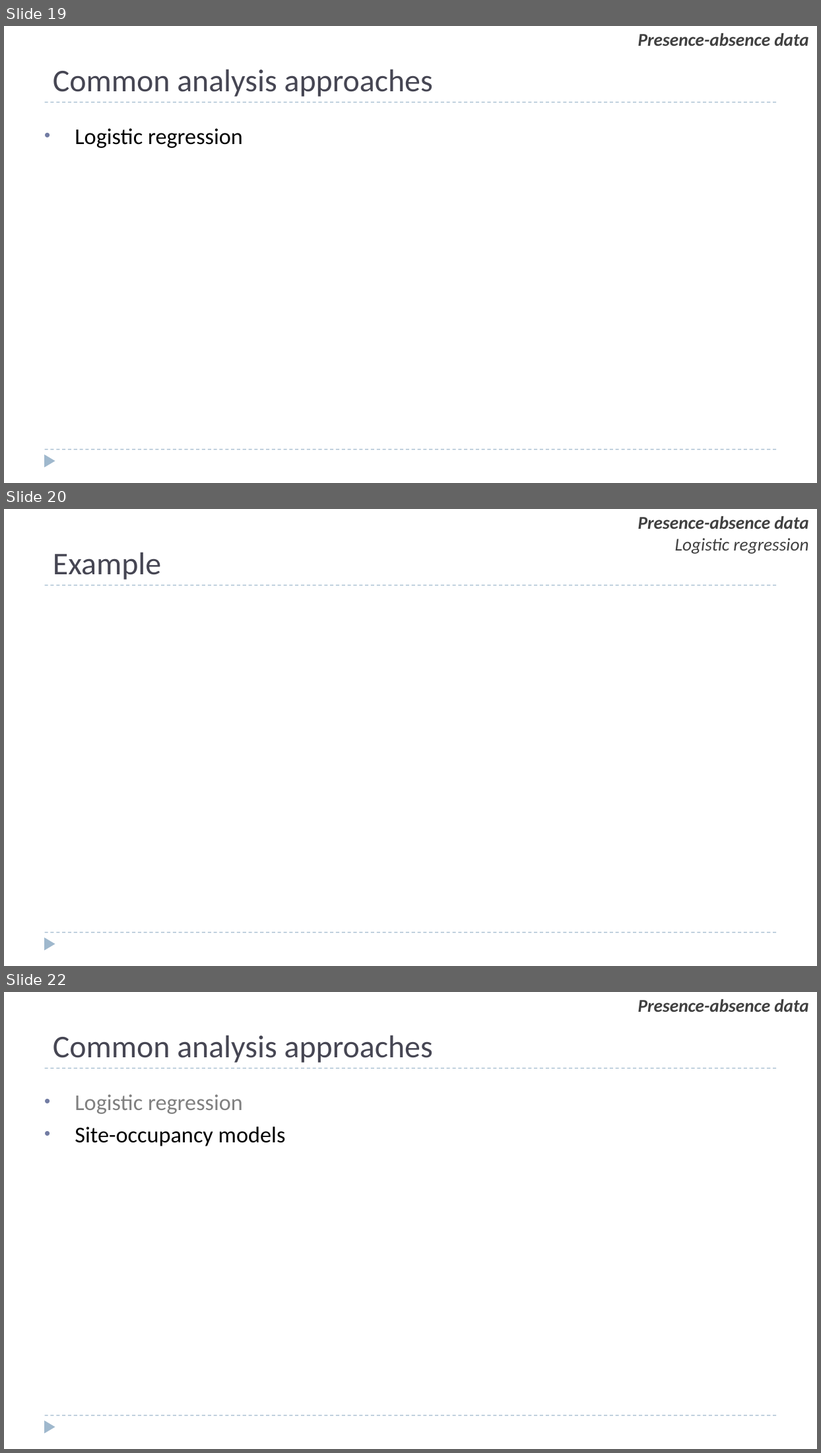
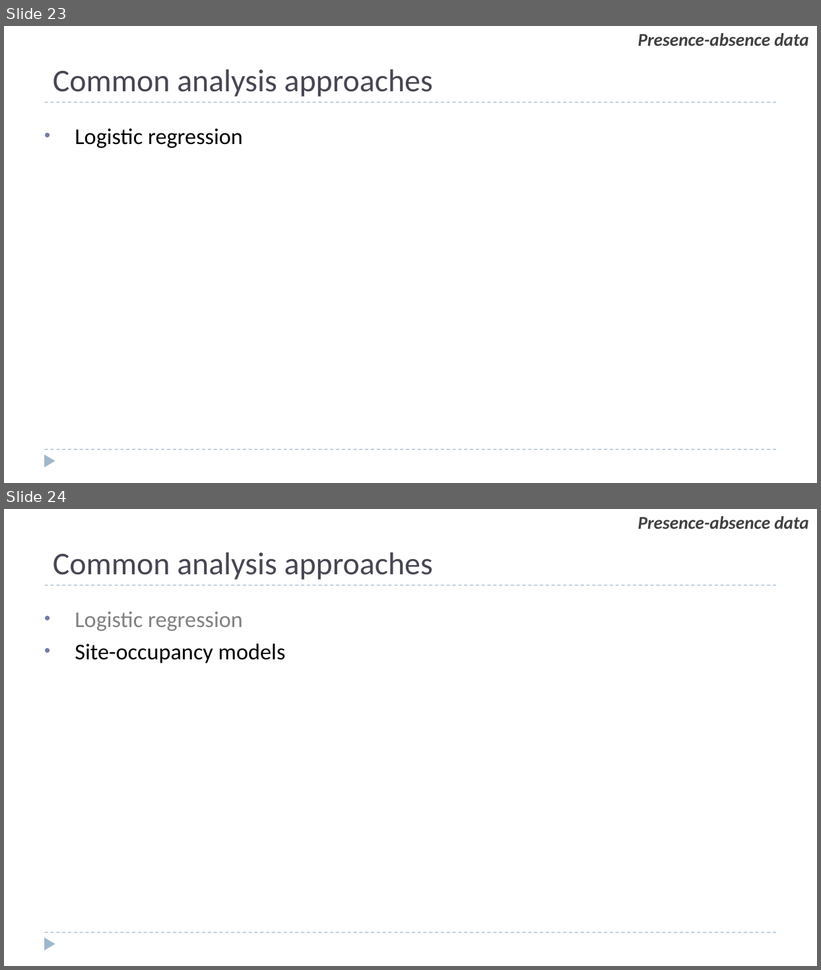
Before and after one commit to ssa200/ssa200.github.io, a slide deck: static/lectures/03_occ-data.pptx. Shown one above the other, each under a label of ours: slides 19, 20 and 22 before the commit, slides 23 and 24 after it; the slides between them are not shown. The pictures are 821x1453 and 821x970 pixels, drawn with LibreOffice and Linux fonts; fonts in the diff are those of the drawing; background and template pictures are left out. Boxes give left, top, right and bottom in pixels: in the first picture for what was removed or moved away, otherwise in the second. Text is boxed around its words. In the diff, an @@ line names an element or a change of style, - is before the commit and + after.

```diff
--- a/static/lectures/03_occ-data.pptx
+++ b/static/lectures/03_occ-data.pptx
@@ slide 20 removed at (4, 509, 817, 966), background #FFFFFF; not listed: 3 template elements that a slide beside it also shows @@
@@ text removed at (638, 516, 809, 554) @@
-Presence-absence data
-Logistic regression
@@ title removed at (53, 552, 161, 580) @@
-Example
@@ what was slide 19 is now slide 23 @@
@@ what was slide 22 is now slide 24 @@
```
Also in this commit, not shown: 4 slides changed, 5 slides added, 2 other slides removed, 9 other files.
